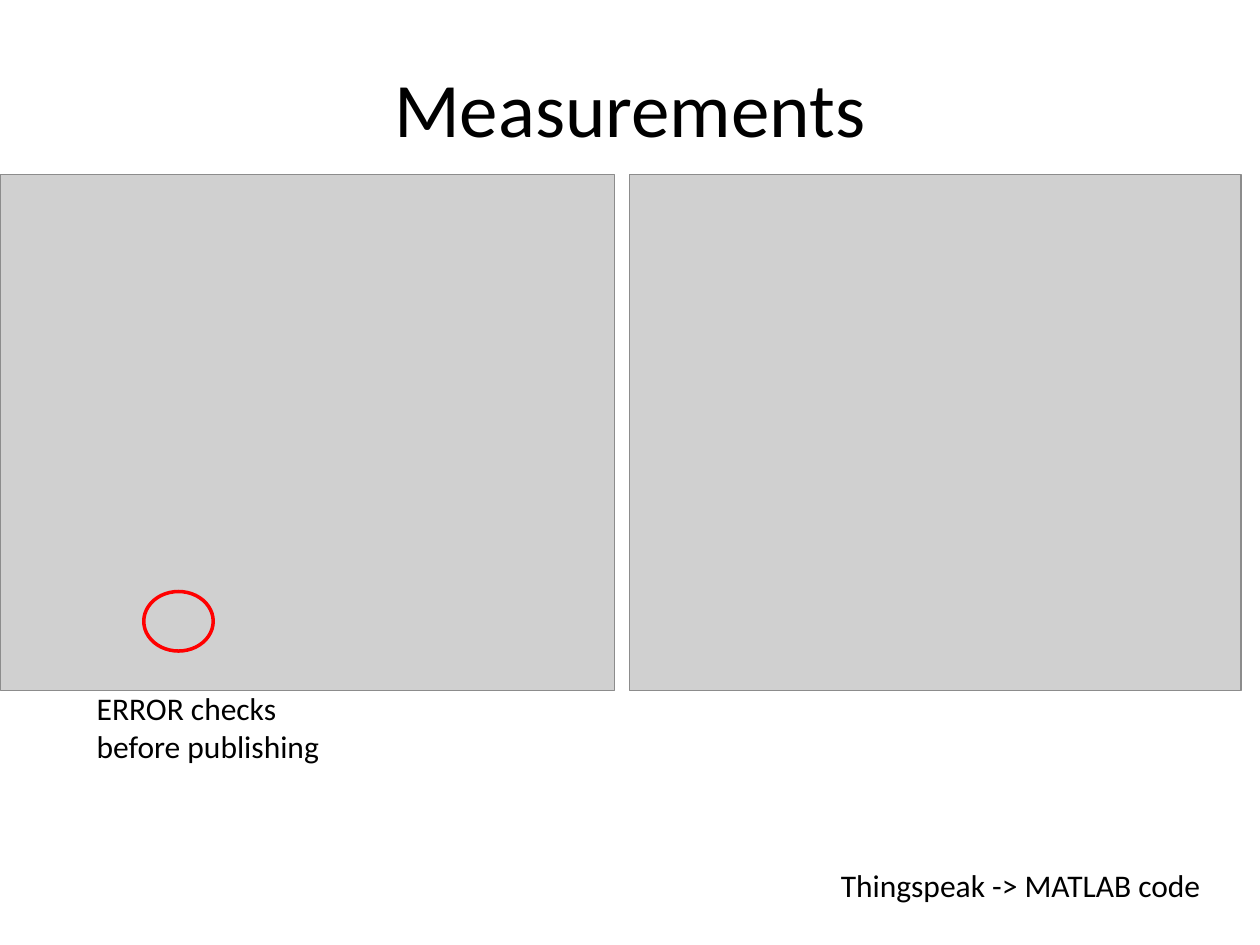
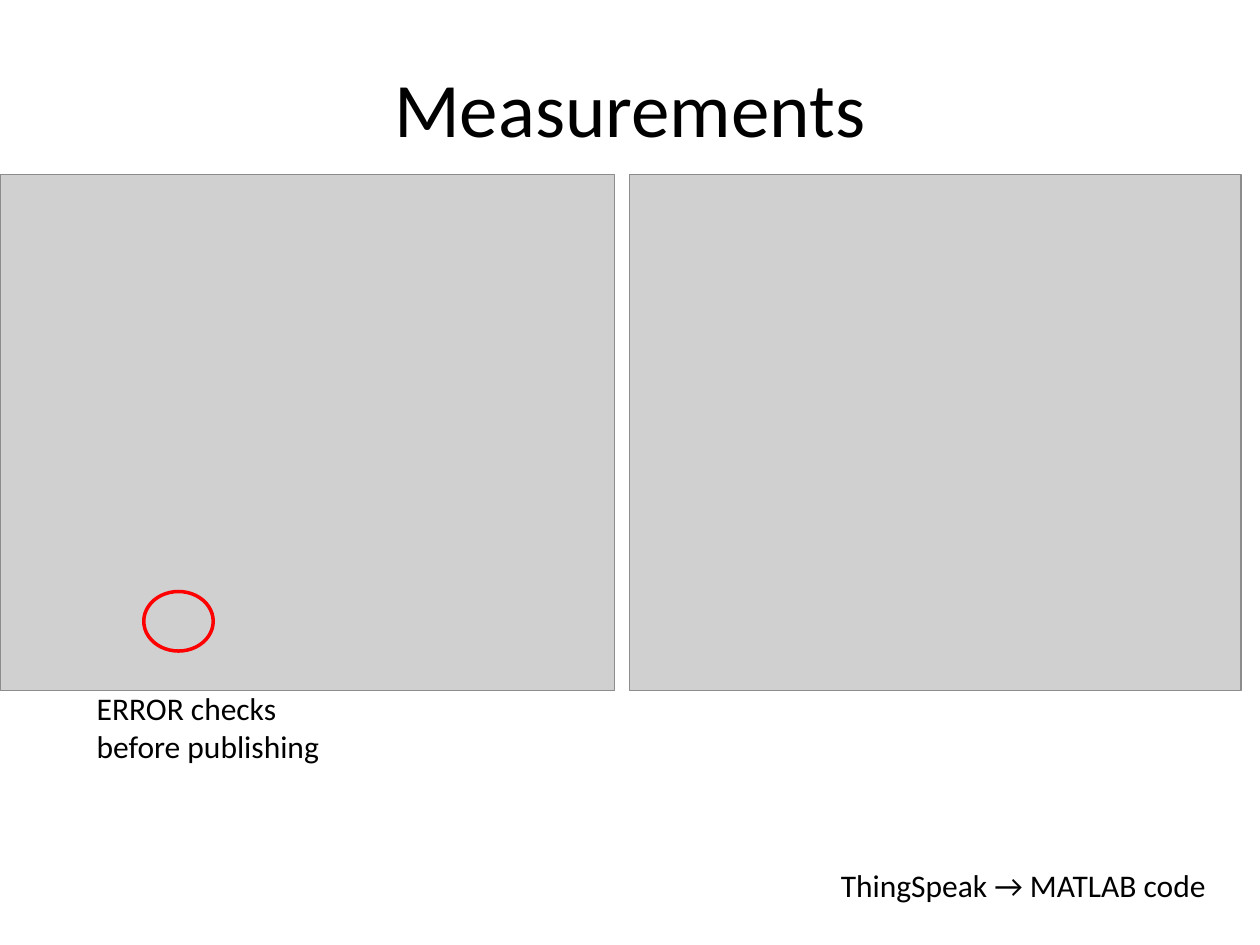
Before and after one commit to ABeierS/IOTGreenhouse, a slide deck: slide 3 of Exam_presentation.pptx. Drawn at 1260x945 pixels with LibreOffice and Linux fonts; fonts in the diff are those of the drawing; grey boxes stand for pictures. Boxes give left, top, right and bottom in pixels: in the first picture for what was removed or moved away, otherwise in the second. Text is boxed around its words. In the diff, an @@ line names an element or a change of style, - is before the commit and + after.

Commit message:
modified presentation

```diff
--- a/Exam_presentation.pptx
+++ b/Exam_presentation.pptx
@@ text at [841,875,1206,903]: text changed @@
-Thingspeak -> MATLAB code
+ThingSpeak → MATLAB code
```
